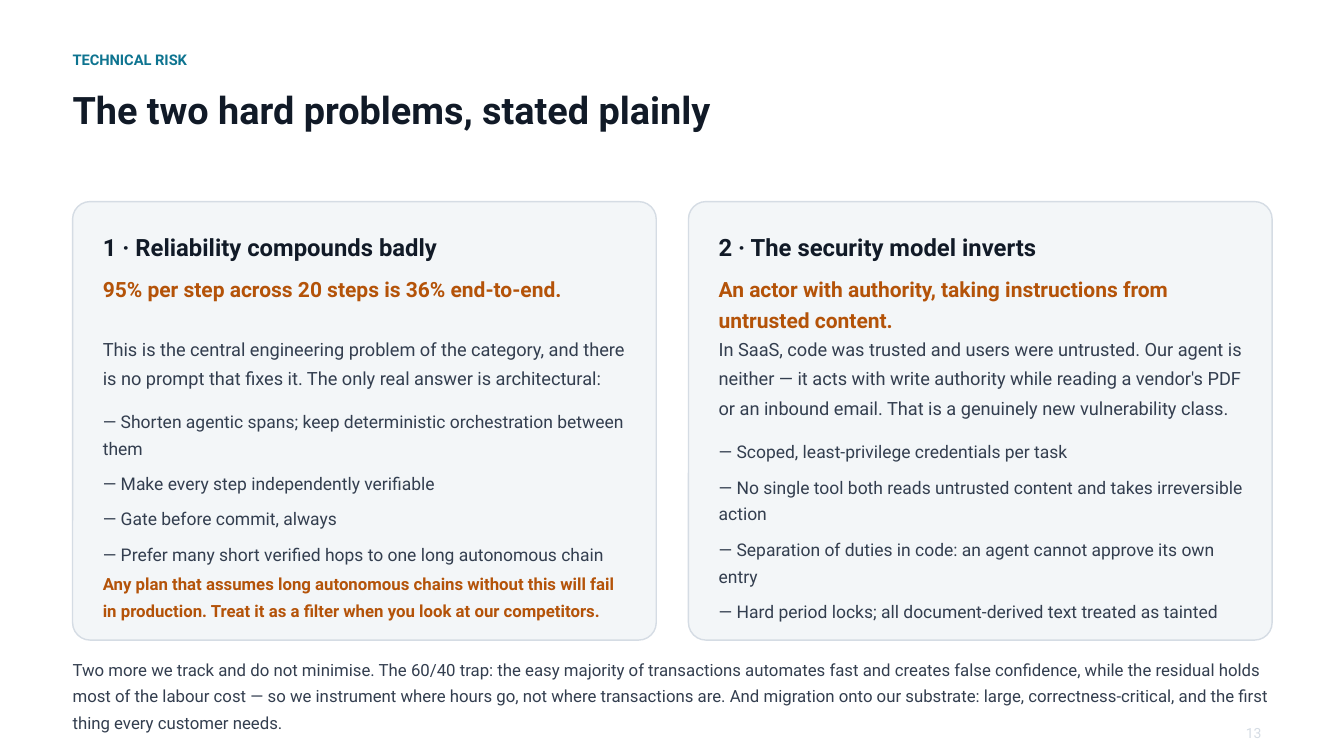
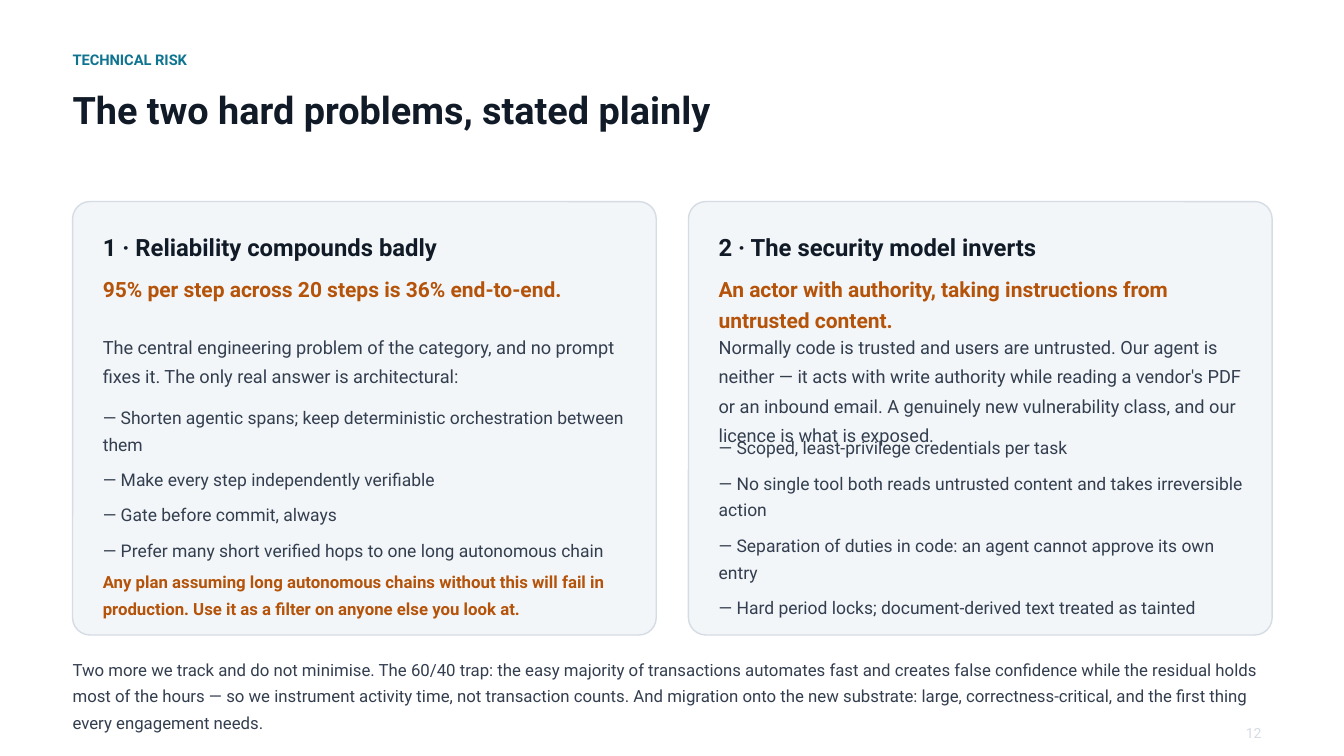
Before and after one commit to cllu/aimi-accounting-software-proposal, a slide deck: slide 13 of agent-native-accounting-deck.pptx (slide 14 before the commit). Drawn at 1344x756 pixels with LibreOffice and Linux fonts; fonts in the diff are those of the drawing. Boxes give left, top, right and bottom in pixels: in the first picture for what was removed or moved away, otherwise in the second. Text is boxed around its words. In the diff, an @@ line names an element or a change of style, - is before the commit and + after.

```diff
--- a/agent-native-accounting-deck.pptx
+++ b/agent-native-accounting-deck.pptx
@@ rounded rectangle: place and size @@
-rounded rectangle at (73,202,656,640)
+rounded rectangle at (73,202,656,635)
@@ rounded rectangle: place and size @@
-rounded rectangle at (689,202,1272,640)
+rounded rectangle at (689,202,1272,635)
@@ text at (103,340,615,387): text changed @@
-This is the central engineering problem of the category, and there is no prompt that fixes it. The only real answer is architectural:
+The central engineering problem of the category, and no prompt fixes it. The only real answer is architectural:
@@ text at (719,340,1241,448): text changed @@
-In SaaS, code was trusted and users were untrusted. Our agent is neither — it acts with write authority while reading a vendor's PDF or an inbound email. That is a genuinely new vulnerability class.
+Normally code is trusted and users are untrusted. Our agent is neither — it acts with write authority while reading a vendor's PDF or an inbound email. A genuinely new vulnerability class, and our licence is what is exposed.
@@ text "— Shorten agentic spans; keep ...": place and size @@
-text "— Shorten agentic spans; keep ..." at (103,415,623,565)
+text "— Shorten agentic spans; keep ..." at (103,411,623,561)
@@ text at (103,575,604,619): text changed @@
-Any plan that assumes long autonomous chains without this will fail in production. Treat it as a filter when you look at our competitors.
+Any plan assuming long autonomous chains without this will fail in production. Use it as a filter on anyone else you look at.
@@ text at (737,601,1195,618): text changed @@
-— Hard period locks; all document-derived text treated as tainted
+— Hard period locks; document-derived text treated as tainted
@@ text at (73,663,1256,706): text changed @@
-Two more we track and do not minimise. The 60/40 trap: the easy majority of transactions automates fast and creates false confidence, while the residual holds most of the labour cost — so we instrument where hours go, not where transactions are. And migration onto our substrate: large, correctness-critical, and the first thing every customer needs.
+Two more we track and do not minimise. The 60/40 trap: the easy majority of transactions automates fast and creates false confidence while the residual holds most of the hours — so we instrument activity time, not transaction counts. And migration onto the new substrate: large, correctness-critical, and the first thing every engagement needs.
```
Also in this commit, not shown: 7 other slides changed, 9 slides added, 10 slides removed, 1 other file.
